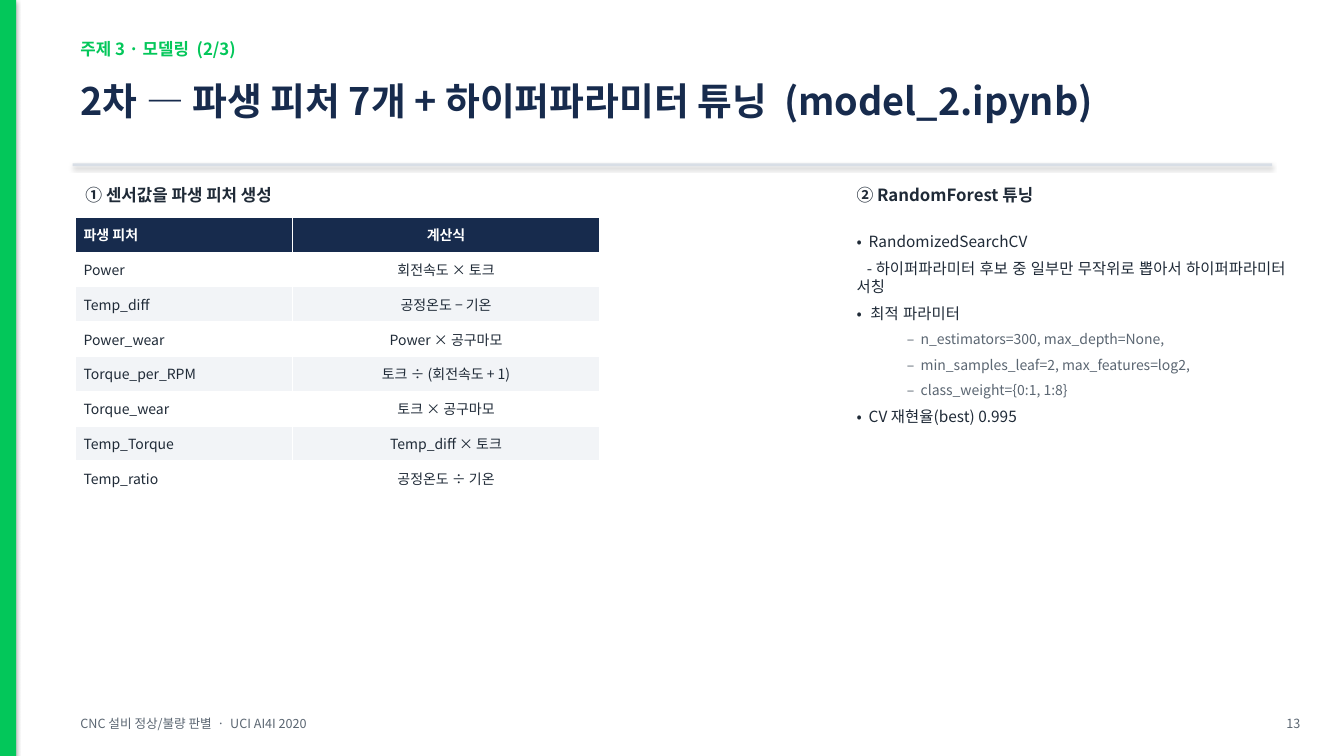
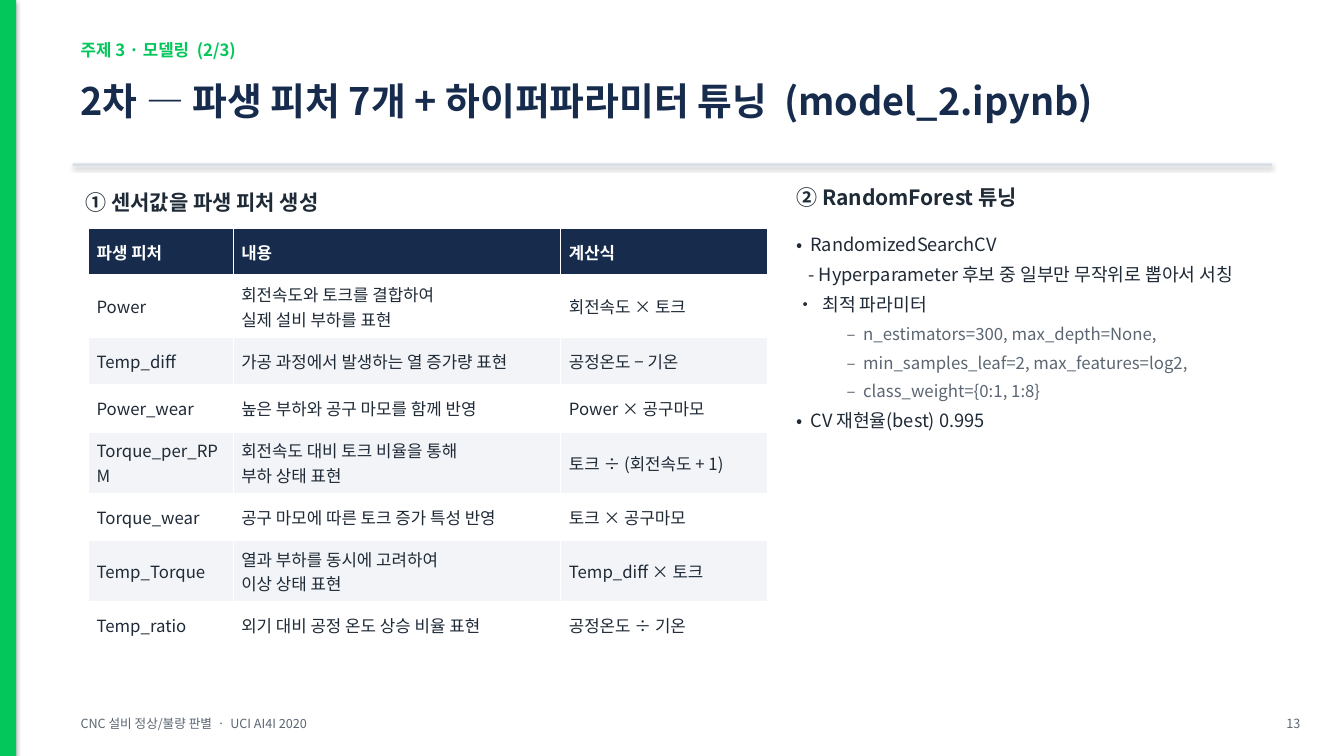
Before and after one commit to hmy7788/python_data_analyze, a slide deck: slide 11 of 발표자료_CNC설비_정상불량판별.pptx. Drawn at 1344x756 pixels with LibreOffice and Linux fonts; fonts in the diff are those of the drawing. Boxes give left, top, right and bottom in pixels: in the first picture for what was removed or moved away, otherwise in the second. Text is boxed around its words. In the diff, an @@ line names an element or a change of style, - is before the commit and + after.

```diff
--- a/발표자료_CNC설비_정상불량판별.pptx
+++ b/발표자료_CNC설비_정상불량판별.pptx
@@ text "② RandomForest 튜닝": place and size @@
-text "② RandomForest 튜닝" at <box>857,186,1033,203</box>
+text "② RandomForest 튜닝" at <box>796,187,1018,207</box>
@@ text "② RandomForest 튜닝" at <box>796,187,1018,207</box>: size 12 to 15 pt @@
@@ text "① 센서값을 파생 피처 생성" at <box>85,192,319,212</box>: size 12 to 15 pt @@
@@ table at <box>89,229,768,640</box> @@
+column 2: 내용 | 회전속도와 토크를 결합하여 / 실제 설비 부하를 표현 | 가공 과정에서 발생하는 열 증가량 표현 | 높은 부하와 공구 마모를 함께 반영 | 회전속도 대비 토크 비율을 통해 / 부하 상태 표현 | 공구 마모에 따른 토크 증가 특성 반영 | 열과 부하를 동시에 고려하여 / 이상 상태 표현 | 외기 대비 공정 온도 상승 비율 표현
@@ table: place and size @@
-table at <box>76,218,600,496</box>
+table at <box>89,229,768,640</box>
@@ text "• RandomizedSearchCV": place and size @@
-text "• RandomizedSearchCV" at <box>857,234,1285,425</box>
+text "• RandomizedSearchCV" at <box>811,236,1232,431</box>
@@ text at <box>811,236,1187,431</box>: size 11 to 13 pt in "• RandomizedSearchCV", "• 최적 파라미터", "• CV 재현율(best) 0.995"; size 10 to 12 pt in "– n_estimators=300, max_depth=None,", "– min_samples_leaf=2, max_features=log2,", "– class_weight={0:1, 1:8}"; less space between paragraphs @@
@@ text at <box>819,266,1232,286</box>: text changed; size 11 to 13 pt @@
-- 하이퍼파라미터 후보 중 일부만 무작위로 뽑아서 하이퍼파라미터 서칭
+- Hyperparameter 후보 중 일부만 무작위로 뽑아서 서칭
```
Also in this commit, not shown: 16 other slides changed, 5 slides added, 1 slide removed, 3 other files.
